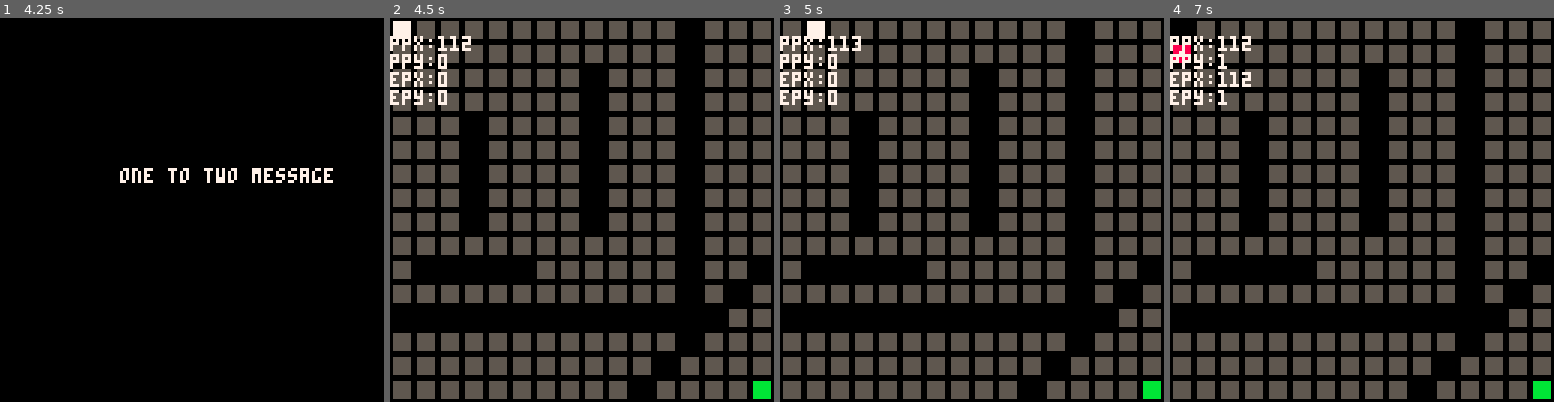
Above: before the commit, frames 1-4 (left to right).
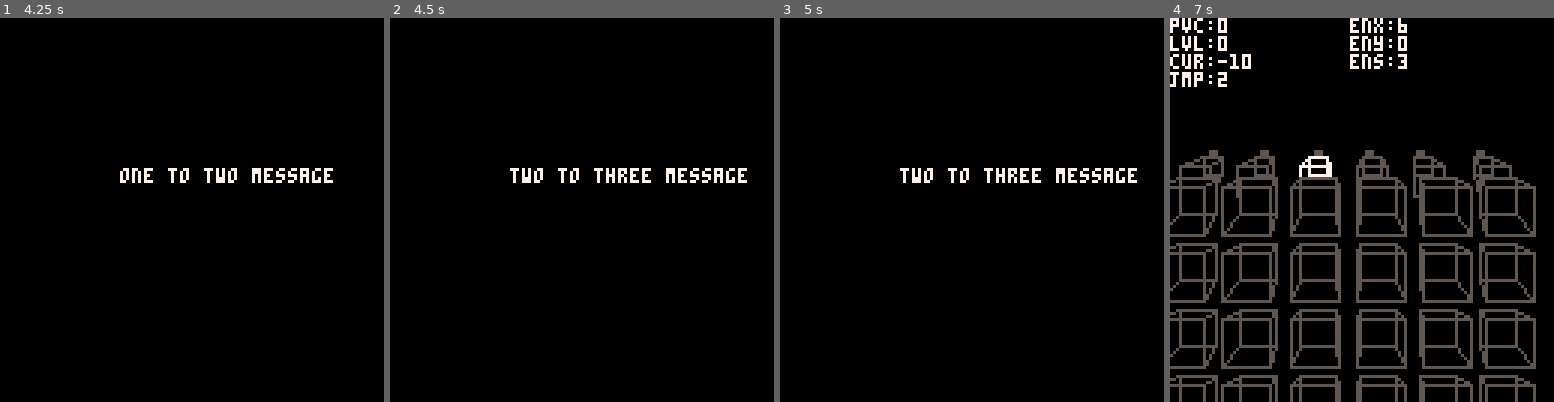
Above: after the commit, the same moments.

Repository: abemassry/dimensional-jump
Game: PICO-8 cartridge dimensional-jump.p8
Two runs of this game, one before a commit and one after it. Both use one fixed random seed, a clock stepped at 60 frames per second and the inputs below.
Inputs:
- Up to frame 1 (4.25 s): tap X (X key) at 0.33, 1.07, 1.85, 2.97, 4.08 s; tap O (Z key) at 0.7, 1.7, 2.1, 2.5, 2.9, 3.3, 3.7, 4.1 s; hold Right 1.6-2.1 s; hold Up 2.15-2.42 s; hold Right 2.47-3.03 s; hold Left 3.08-3.58 s; hold Down 3.63-3.97 s; hold Right from 4.02 s (still down)
- Up to frame 2 (4.5 s): keep holding Right
- Up to frame 3 (5 s): tap O (Z key) at 4.5, 4.9 s; release Right at 4.68 s; hold Up from 4.73 s (still down)
- Up to frame 4 (7 s): release Up at 5.03 s; hold Left 5.08-5.68 s; tap X (X key) at 5.2, 6.32 s; tap O (Z key) every 0.4 s from 5.3 to 6.9 s; hold Down 5.73-6.03 s; hold Right 6.08-6.58 s; hold Right from 6.63 s (still down)

Frame 1 is identical in both runs. In frame 2, 47% of the frame differs, in the area x 0-100%, y 0-100%; in frame 3, 47%; in frame 4, 50%.

Commit message:
add debugging statement
previous message: closes #7

closes #8

closes #9

Diff:
--- a/dimensional-jump.p8
+++ b/dimensional-jump.p8
@@ -389,7 +389,7 @@
 end
 function two_level_start()
 	-- TODO: debugging
-	--overlay_state = 4
+	overlay_state = 4
 	-- TODO: debugging
 	if (reset_stage == false) music(45,1000)
 	reset_stage = false
